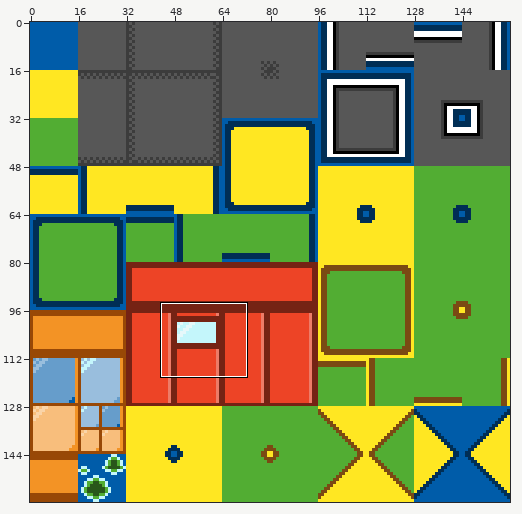
Two versions of one sprite sheet, island.png. The first picture is a wide view before the edit; the outline marks the close-up.
Close-up. As it was:
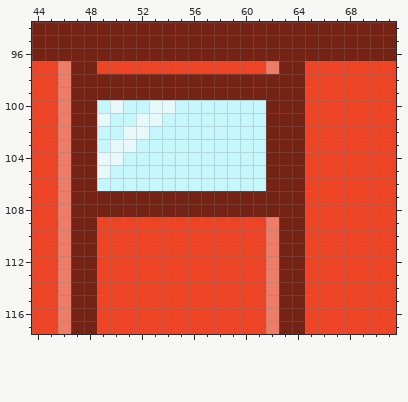
The file is 160x160 pixels. Shown: x 44..71, y 94..117.
Now the later version:
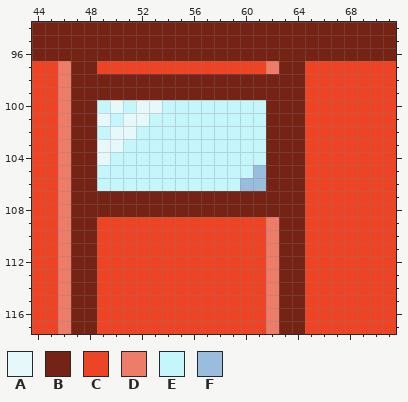
Palette (. is transparent): A #e6f8fa  B #752314  C #ed4426  D #ed7c68  E #c4f6fb  F #99bedd
From old to new:
@@ x 47..63 @@
  99 BBBBBBBBBBBBBBBBB
-100 BBEAEEAAEEEEEEEBB
-101 BBAEEAAEEEEEEEEBB
-102 BBEEAAEEEEEEEEEBB
-103 BBEAAEEEEEEEEEEBB
-104 BBAAEEEEEEEEEEEBB
-105 BBAEEEEEEEEEEEEBB
-106 BBEEEEEEEEEEEEEBB
+100 BBEAEAAEEEEEEEEBB
+101 BBAEAAEEEEEEEEEBB
+102 BBEAAEEEEEEEEEEBB
+103 BBAAEEEEEEEEEEEBB
+104 BBAEEEEEEEEEEEEBB
+105 BBEEEEEEEEEEEEFBB
+106 BBEEEEEEEEEEEFFBB
 107 BBBBBBBBBBBBBBBBB
Changed places in both close-ups, as pixel boxes (x1, y1, x2, y2):
changed: (97, 100, 175, 178)
changed: (240, 165, 266, 191)
